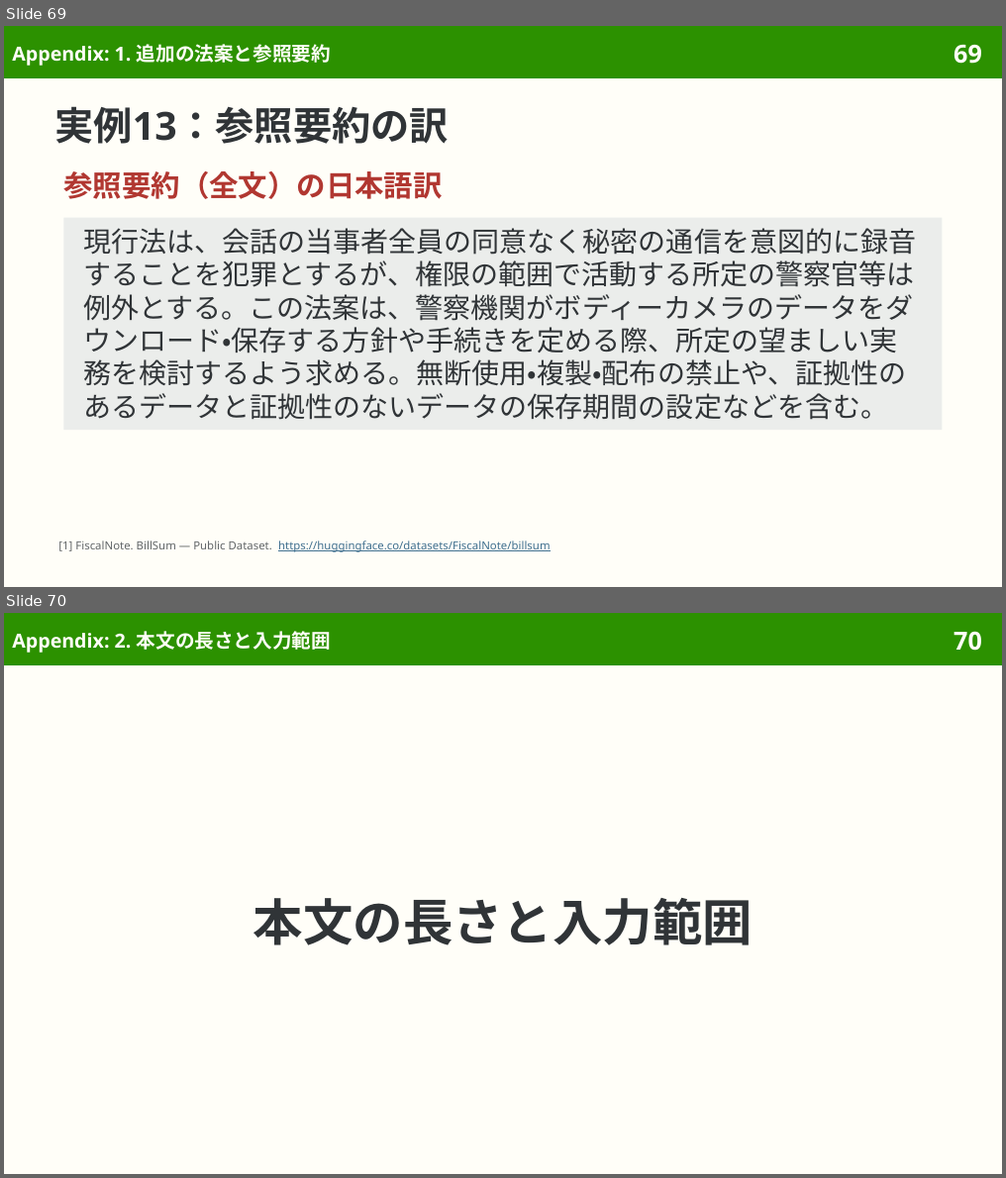
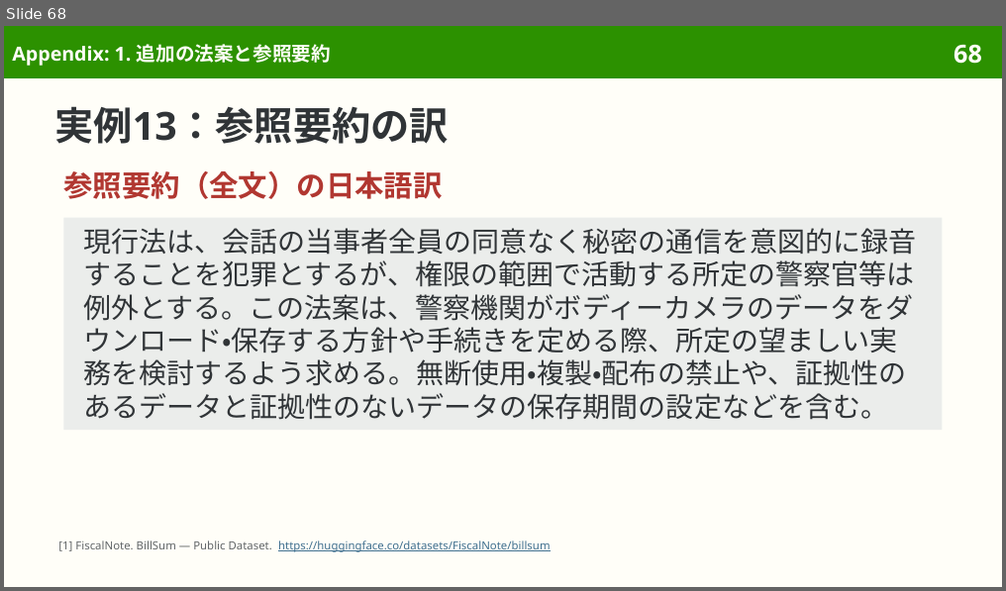
Before and after one commit to sasakiy84/datasets-in-10-minutes, a slide deck: slides/datasets-in-10-minutes-billsum.pptx. Shown one above the other, each under a label of ours: slides 69 and 70 before the commit, slide 68 after it. The pictures are 1006x1178 and 1006x591 pixels, drawn with LibreOffice and Linux fonts; fonts in the diff are those of the drawing. Boxes give left, top, right and bottom in pixels: in the first picture for what was removed or moved away, otherwise in the second. Text is boxed around its words. In the diff, an @@ line names an element or a change of style, - is before the commit and + after.

```diff
--- a/slides/datasets-in-10-minutes-billsum.pptx
+++ b/slides/datasets-in-10-minutes-billsum.pptx
@@ slide 70 removed at [4,613,1002,1174], background #FFFEF8; not listed: 2 template elements that a slide beside it also shows @@
@@ title removed at [12,631,331,653] @@
-Appendix: 2. 本文の長さと入力範囲
@@ title removed at [253,898,752,946] @@
-本文の長さと入力範囲
@@ what was slide 69 is now slide 68 @@
@@ page number at [953,44,982,64]: text changed @@
-69
+68
```
Also in this commit, not shown: 12 slides changed, 4 other slides removed, 48 other files.
